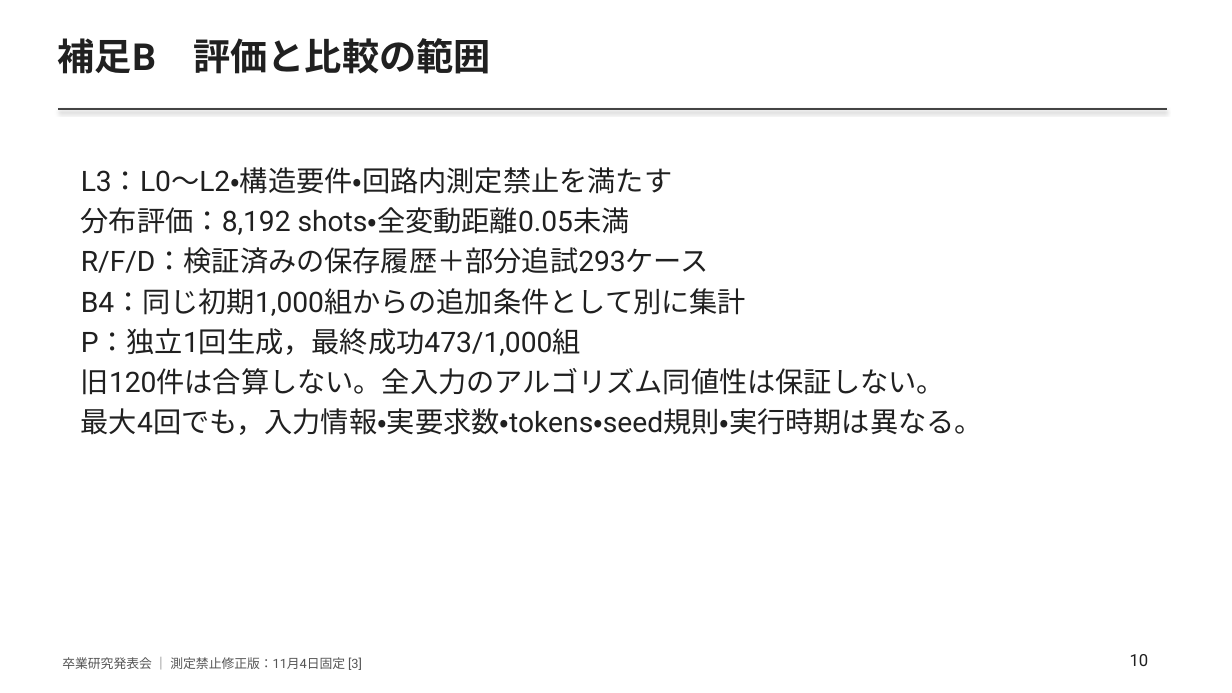
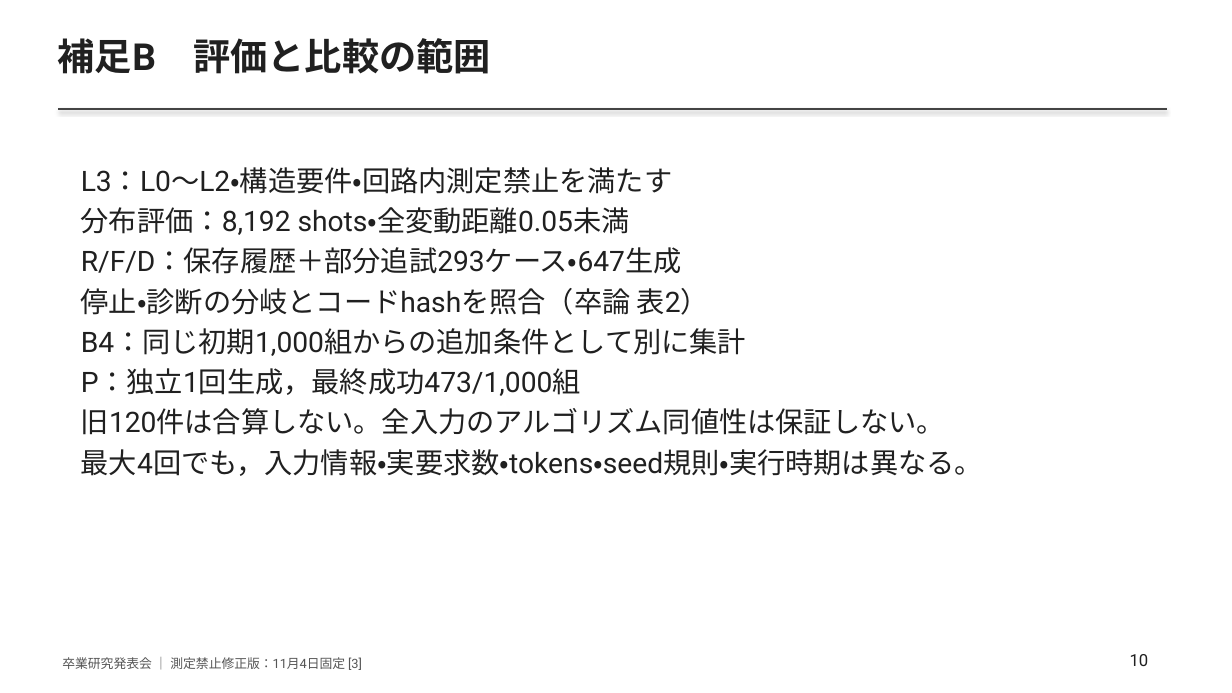
Before and after one commit to yuuma-ito/2026_ito_qLLM-ver3, a slide deck: slide 10 of docs/graduation2026/slides.pptx. Drawn at 1232x693 pixels with LibreOffice and Linux fonts; fonts in the diff are those of the drawing. Boxes give left, top, right and bottom in pixels: in the first picture for what was removed or moved away, otherwise in the second. Text is boxed around its words. In the diff, an @@ line names an element or a change of style, - is before the commit and + after.

Commit message:
docs: 発表スライドを最新卒論の説明と出典に同期

```diff
--- a/docs/graduation2026/slides.pptx
+++ b/docs/graduation2026/slides.pptx
@@ text at (x1=81, y1=247, x2=709, y2=315): text changed @@
-R/F/D：検証済みの保存履歴＋部分追試293ケース
+R/F/D：保存履歴＋部分追試293ケース・647生成
+停止・診断の分岐とコードhashを照合（卒論 表2）
```
Also in this commit, not shown: 4 other slides changed, 8 other files.
